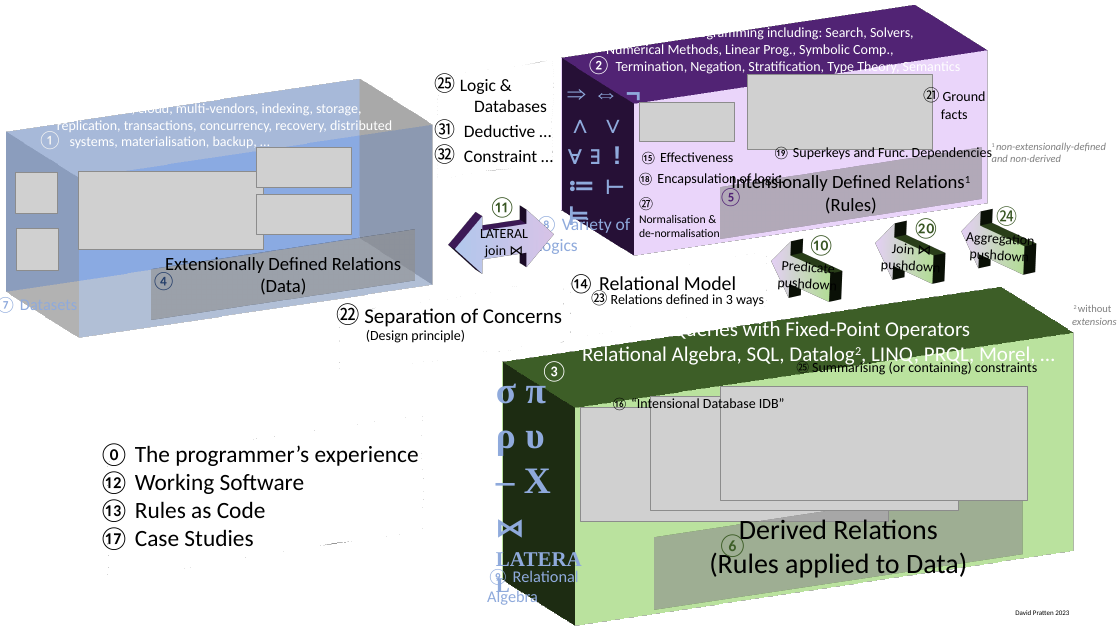
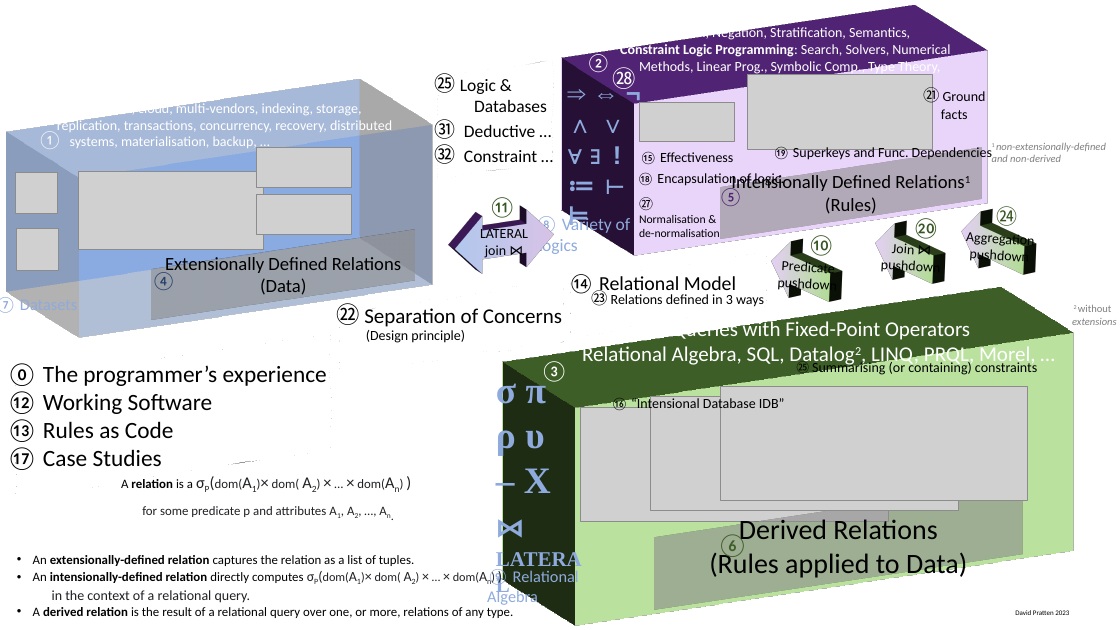
Before and after one commit to DavidPratten/jetisu, a slide deck: slide 6 of images/src/jetisu diagrams.pptx. Drawn at 1120x630 pixels with LibreOffice and Linux fonts; fonts in the diff are those of the drawing; grey boxes stand for pictures; background and template pictures are left out. Boxes give left, top, right and bottom in pixels: in the first picture for what was removed or moved away, otherwise in the second. Text is boxed around its words. In the diff, an @@ line names an element or a change of style, - is before the commit and + after.

```diff
--- a/images/src/jetisu diagrams.pptx
+++ b/images/src/jetisu diagrams.pptx
@@ text at (620, 25, 950, 75): text changed @@
-Constraint Logic Programming including: Search, Solvers,
-Numerical Methods, Linear Prog., Symbolic Comp.,
-Termination, Negation, Stratification, Type Theory, Semantics
+Logic: Termination, Negation, Stratification, Semantics,
+Constraint Logic Programming: Search, Solvers, Numerical
+Methods, Linear Prog., Symbolic Comp., Type Theory,
@@ text added at (612, 67, 635, 93), 20 pt, text #FFFFFF @@
+㉘
@@ freeform shape "⓪ The programmer’s experience": place and size @@
-freeform shape "⓪ The programmer’s experience" at (90, 435, 440, 557)
+freeform shape "⓪ The programmer’s experience" at (0, 355, 349, 476)
@@ text added at (33, 479, 513, 618), 11 pt, text #000000 @@
+A relation is a σP(dom(A1)× dom( A2) × … × dom(An) )
+for some predicate p and attributes A1, A2, …, An.
+• An extensionally-defined relation captures the relation as a list of tuples.
+• An intensionally-defined relation directly computes σP(dom(A1)× dom( A2) × … × dom(An) )
+  in the context of a relational query.
+• A derived relation is the result of a relational query over one, or more, relations of any type.
```
Also in this commit, not shown: 1 slide added, 1 slide removed.
